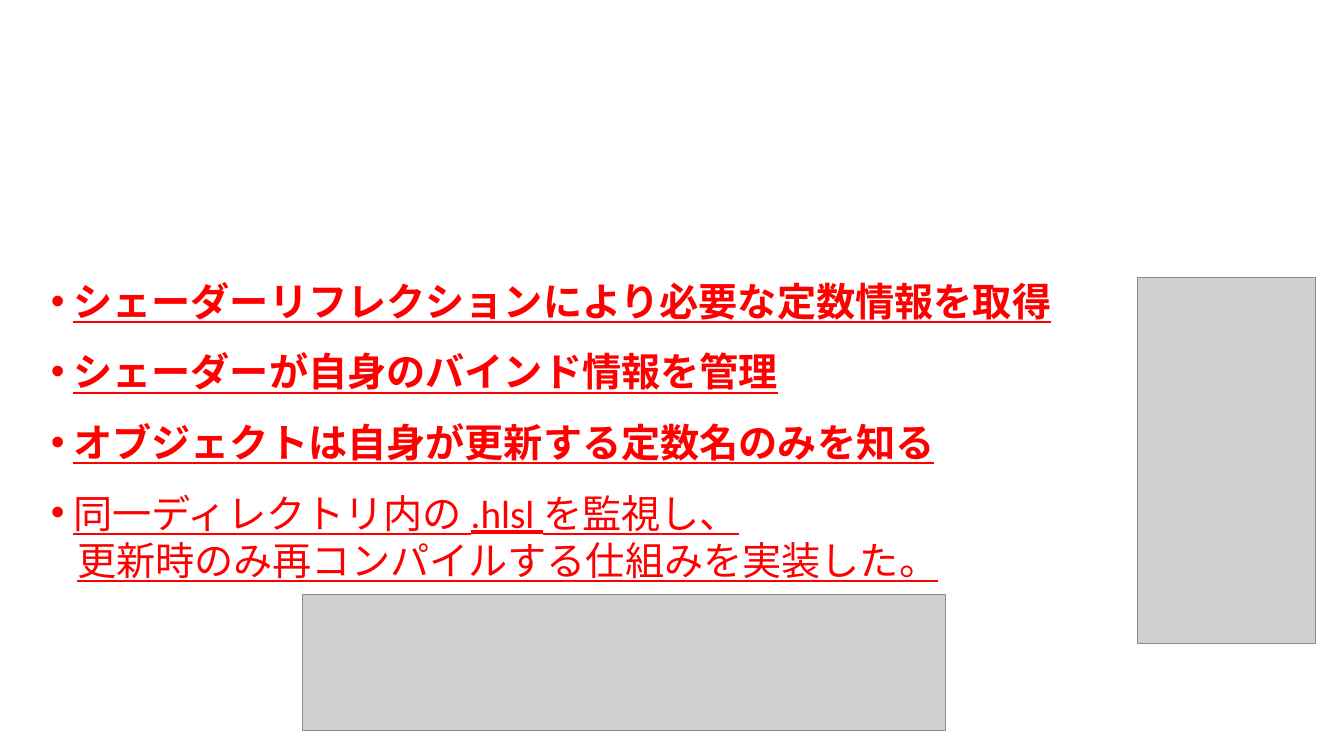
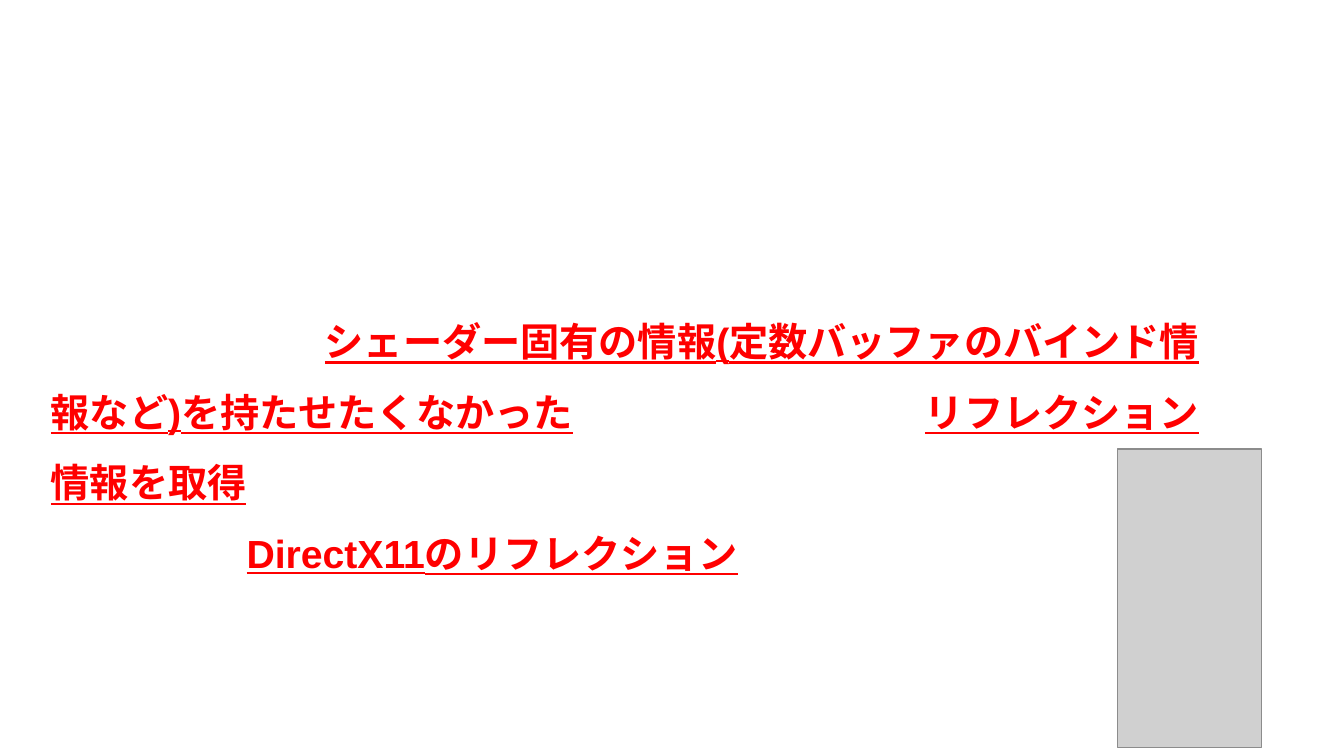
Before and after one commit to Takeshi0106/Action_Game, a slide deck: slide 12 of 03_個人製作_フレームワーク_作品詳細資料.pptx (slide 7 before the commit). Drawn at 1344x756 pixels with LibreOffice and Linux fonts; fonts in the diff are those of the drawing; grey boxes stand for pictures; background and template pictures are left out. Boxes give left, top, right and bottom in pixels: in the first picture for what was removed or moved away, otherwise in the second. Text is boxed around its words. In the diff, an @@ line names an element or a change of style, - is before the commit and + after.

```diff
--- a/03_個人製作_フレームワーク_作品詳細資料.pptx
+++ b/03_個人製作_フレームワーク_作品詳細資料.pptx
@@ text at (51,322,1199,575): text changed @@
-• シェーダーリフレクションにより必要な定数情報を取得
-• シェーダーが自身のバインド情報を管理
-• オブジェクトは自身が更新する定数名のみを知る
-• 同一ディレクトリ内の .hlsl を監視し、
-更新時のみ再コンパイルする仕組みを実装した。
+オブジェクトにシェーダー固有の情報(定数バッファのバインド情報など)を持たせたくなかったため、シェーダーのリフレクション情報を取得して、参照するようにしています。
+現在のは、DirectX11のリフレクションを使用しています。
@@ picture: place and size @@
-picture at (1138,277,1316,644)
+picture at (1117,449,1261,747)
@@ picture removed at (302,595,946,731) @@
```
Also in this commit, not shown: 11 other slides changed, 12 slides added, 2 slides removed.
